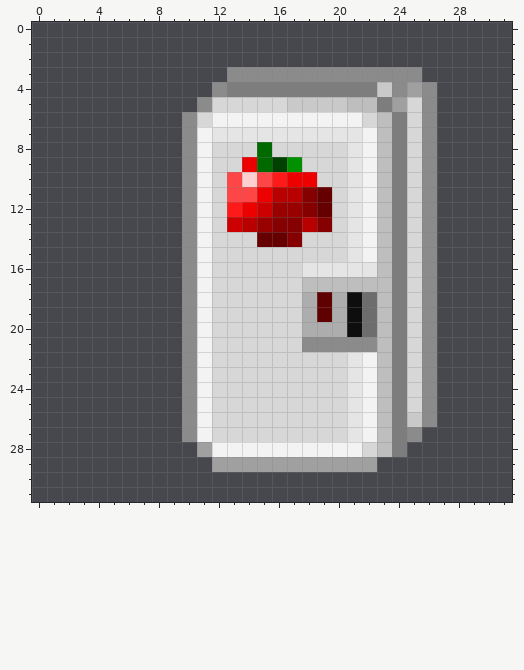
Edited in one commit: pixel-art sprite (PiazzaPanic1/PiazzaPanic1-main/assets/tilemaps/tiles/fridgetomato.png). The first picture shows the starting point.
The file is 32x32 pixels. Colours within 5 levels of each other are drawn and written as one.
After:
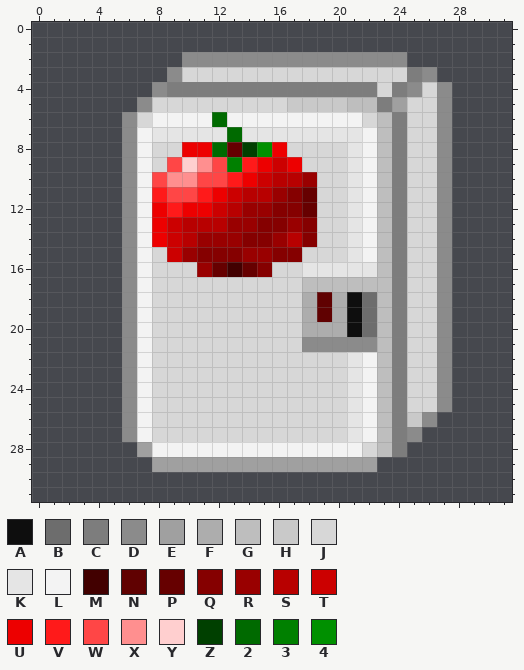
Palette (. is transparent): A #0e0e0e  B #6d6d6d  C #7d7d7d  D #8b8b8b  E #a0a0a0  F #adadad  G #bebebe  H #c9c9c9  J #d7d7d7  K #e5e5e5  L #f3f3f3  M #420000  N #600101  P #660000  Q #850000  R #990000  S #b80000  T #cc0000  U #ed0000  V #ff1a1a  W #ff4646  X #ff8f8f  Y #ffcfcf  Z #004000  2 #006a00  3 #008000  4 #009000
Difference:
@@ x 0..31 @@
  1 ................................
- 2 ................................
- 3 .............DDDDDDDDDDDDD......
- 4 ............DCCCCCCCCCCHDED.....
- 5 ...........DJJJJJHHHHGGCEJD.....
- 6 ..........DJLLLLLLLLLLJGCJD.....
- 7 ..........DLKKKKKKKKKKLGCJD.....
- 8 ..........DLJJJ2JJJJJKLGCJD.....
- 9 ..........DLJJU2Z4JJJKLGCJD.....
-10 ..........DLJWYWVUUJJKLGCJD.....
-11 ..........DLJWWUSSQPJKLGCJD.....
-12 ..........DLJVUTRRQPJKLGCJD.....
-13 ..........DLJTSRQQSQJKLGCJD.....
-14 ..........DLJJJPPQJJJKLGCJD.....
-15 ..........DLJJJJJJJJJKLGCJD.....
-16 ..........DLJJJJJJKKKKKGCJD.....
-17 ..........DLJJJJJJGGGGGGCJD.....
-18 ..........DLJJJJJJFNFABGCJD.....
-19 ..........DLJJJJJJFNFABGCJD.....
-20 ..........DLJJJJJJFFFABGCJD.....
-21 ..........DLJJJJJJDDDDDGCJD.....
-22 ..........DLJJJJJJJJJKLGCJD.....
-23 ..........DLJJJJJJJJJKLGCJD.....
-24 ..........DLJJJJJJJJJKLGCJD.....
-25 ..........DLJJJJJJJJJKLGCJD.....
-26 ..........DLJJJJJJJJJKLGCHD.....
-27 ..........DLJJJJJJJJJKLGCD......
-28 ...........ELLLLLLLLLLJGC.......
-29 ............EEEEEEEEEEE.........
+ 2 ..........DDDDDDDDDDDDDDD.......
+ 3 .........DJJJJJJJJJJJJJJJCD.....
+ 4 ........DCCCCCCCCCCCCCCJCDJD....
+ 5 .......DJJJJJJJJJHHHHGGCEJJD....
+ 6 ......DJLLLL2LLLLLLLLLJGCJJD....
+ 7 ......DLKKKKK2KKKKKKKKLGCJJD....
+ 8 ......DLJJUU2PZ4UJJJJKLGCJJD....
+ 9 ......DLJWYXW3VUTUJJJKLGCJJD....
+10 ......DLWXXWWVUTSSRJJKLGCJJD....
+11 ......DLVWWVUTSSRQPJJKLGCJJD....
+12 ......DLUVUUTSRRQQPJJKLGCJJD....
+13 ......DLUTSSSRRQQRQJJKLGCJJD....
+14 ......DLUTSRRRQQRSQJJKLGCJJD....
+15 ......DLJTRQQQRRQQJJJKLGCJJD....
+16 ......DLJJJRPMPQJJKKKKKGCJJD....
+17 ......DLJJJJJJJJJJGGGGGGCJJD....
+18 ......DLJJJJJJJJJJFNFABGCJJD....
+19 ......DLJJJJJJJJJJFNFABGCJJD....
+20 ......DLJJJJJJJJJJFFFABGCJJD....
+21 ......DLJJJJJJJJJJDDDDDGCJJD....
+22 ......DLJJJJJJJJJJJJJKLGCJJD....
+23 ......DLJJJJJJJJJJJJJKLGCJJD....
+24 ......DLJJJJJJJJJJJJJKLGCJJD....
+25 ......DLJJJJJJJJJJJJJKLGCJJD....
+26 ......DLJJJJJJJJJJJJJKLGCHD.....
+27 ......DLJJJJJJJJJJJJJKLGCD......
+28 .......ELLLLLLLLLLLLLLJGC.......
+29 ........EEEEEEEEEEEEEEE.........
 30 ................................
Boxes around the changes in both pictures, in picture pixels (x1, y1, x2, y2):
changed: (122, 52, 452, 472)
